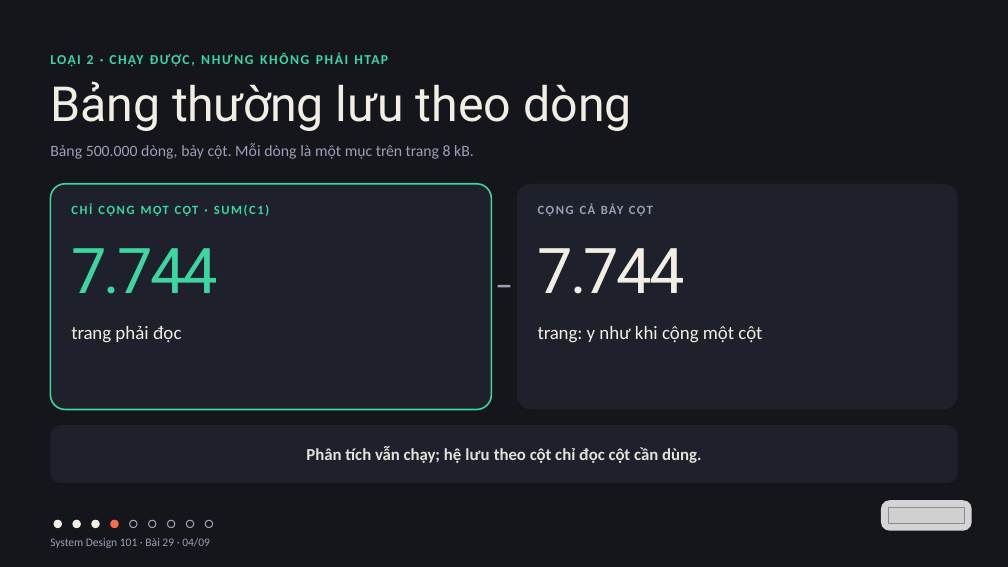
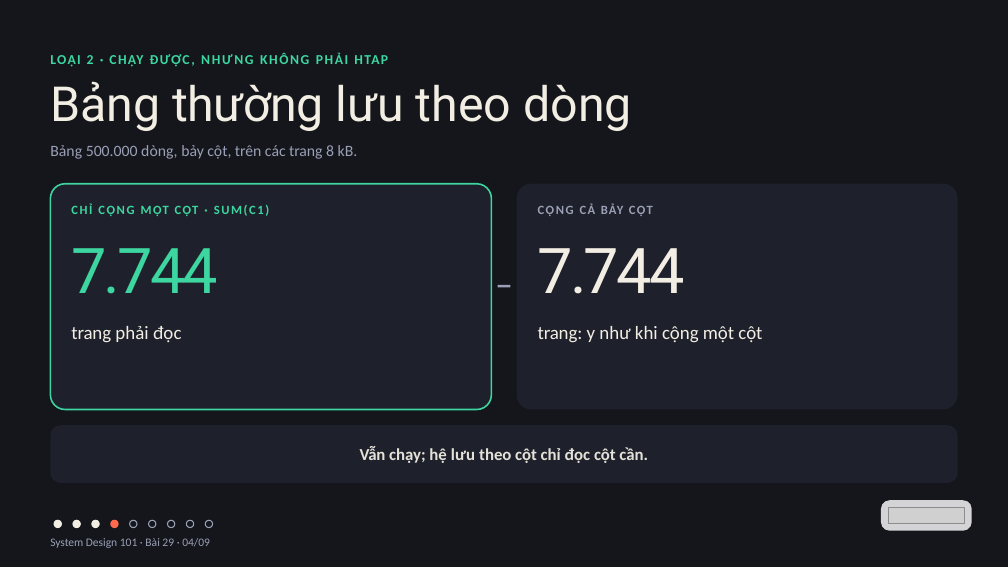
Before and after one commit to vohoailinh90/tool-marketing-studio, a slide deck: slide 4 of system-design-101/vi/lessons/sd-04-029/slides/sd-04-029.pptx. Drawn at 1008x567 pixels with LibreOffice and Linux fonts; fonts in the diff are those of the drawing; grey boxes stand for pictures. Boxes give left, top, right and bottom in pixels: in the first picture for what was removed or moved away, otherwise in the second. Text is boxed around its words. In the diff, an @@ line names an element or a change of style, - is before the commit and + after.

```diff
--- a/system-design-101/vi/lessons/sd-04-029/slides/sd-04-029.pptx
+++ b/system-design-101/vi/lessons/sd-04-029/slides/sd-04-029.pptx
@@ text at (50,145,358,159): text changed @@
-Bảng 500.000 dòng, bảy cột. Mỗi dòng là một mục trên trang 8 kB.
+Bảng 500.000 dòng, bảy cột, trên các trang 8 kB.
@@ text in rounded rectangle at (360,447,648,463): text changed @@
-Phân tích vẫn chạy; hệ lưu theo cột chỉ đọc cột cần dùng.
+Vẫn chạy; hệ lưu theo cột chỉ đọc cột cần.
```
Also in this commit, not shown: 5 other slides changed, 4 other files.
